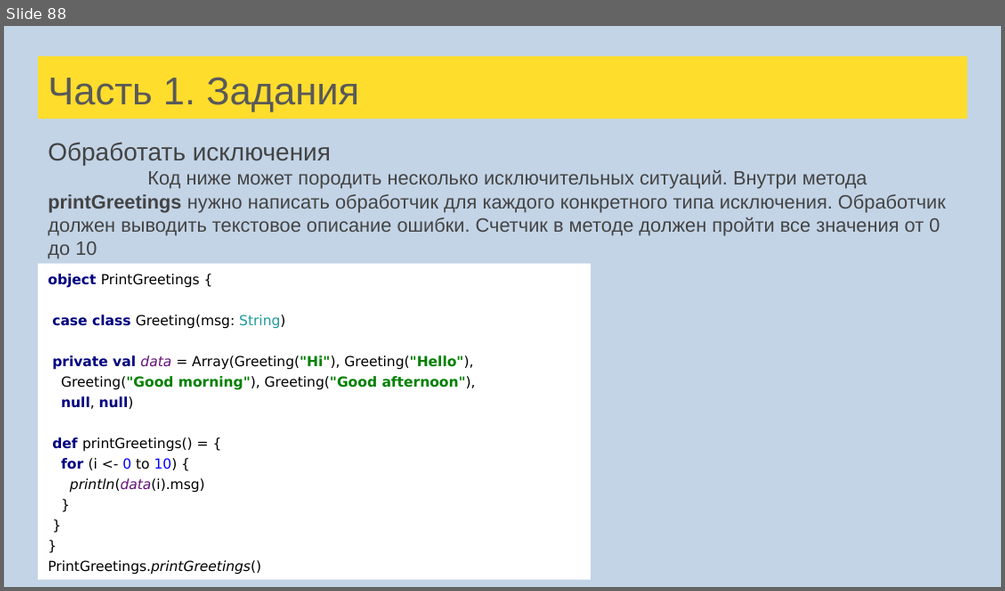
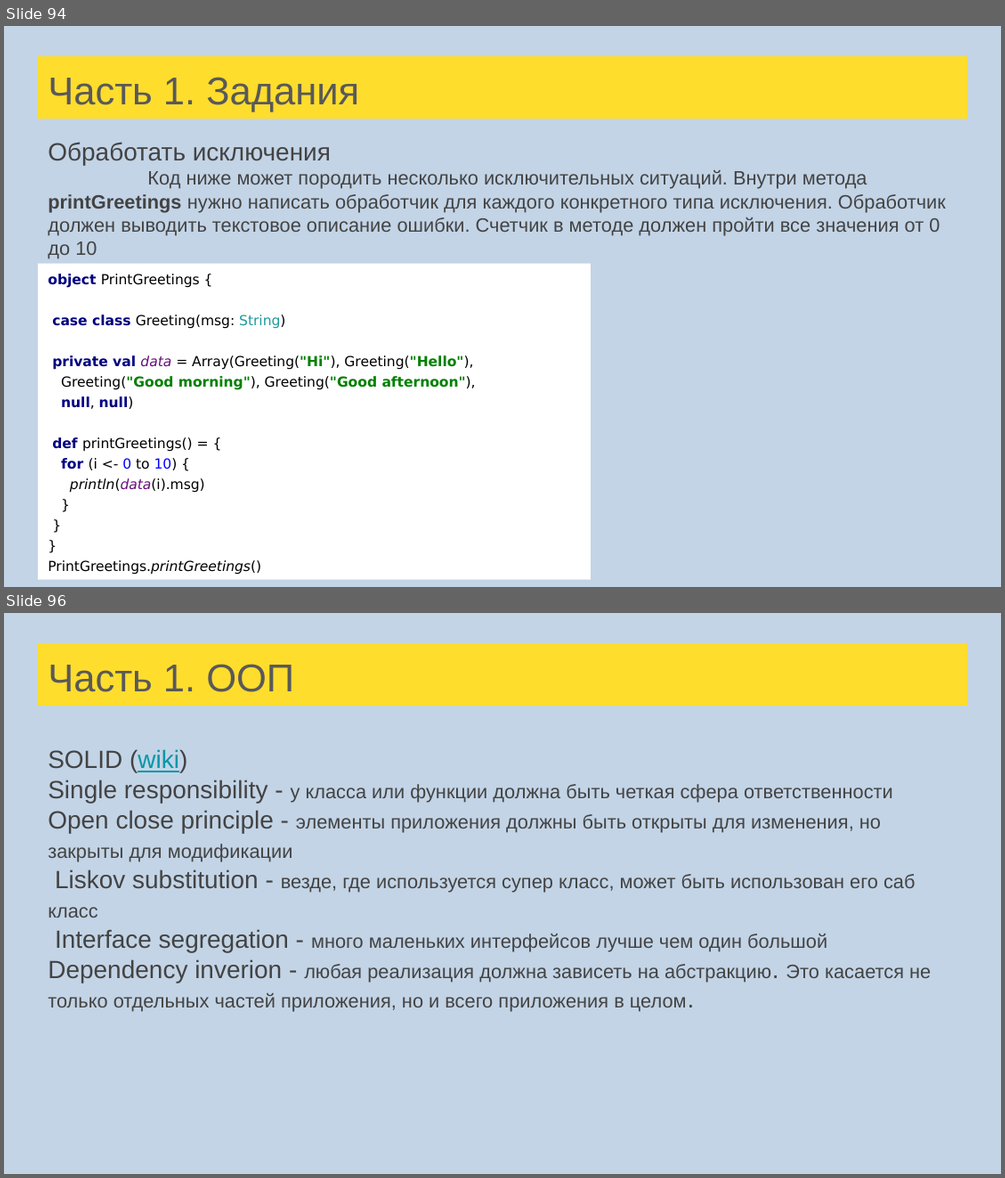
Before and after one commit to sergeypopov83/scala-school, a slide deck: src/main/resources/Лекции Scala для FinTech.pptx. Shown one above the other, each under a label of ours: slide 88 before the commit, slides 94 and 96 after it; the slides between them are not shown. The pictures are 1005x591 and 1005x1178 pixels, drawn with LibreOffice and Linux fonts; fonts in the diff are those of the drawing. Boxes give left, top, right and bottom in pixels: in the first picture for what was removed or moved away, otherwise in the second. Text is boxed around its words. In the diff, an @@ line names an element or a change of style, - is before the commit and + after.

```diff
--- a/src/main/resources/Лекции Scala для FinTech.pptx
+++ b/src/main/resources/Лекции Scala для FinTech.pptx
@@ slide 96 added at [4, 613, 1001, 1174], background #C3D4E6 @@
@@ title added at [38, 643, 967, 706], fill #FFDD2D, 28 pt, text #595959 @@
+Часть 1. ООП
@@ text added at [48, 749, 930, 1012], 14 pt, text #434343 @@
+SOLID (wiki)
+Single responsibility - у класса или функции должна быть четкая сфера ответственности
+Open close principle - элементы приложения должны быть открыты для изменения, но закрыты для модификации
+Liskov substitution - везде, где используется супер класс, может быть использован его саб класс
+Interface segregation - много маленьких интерфейсов лучше чем один большой
+Dependency inverion - любая реализация должна зависеть на абстракцию. Это касается не только отдельных частей приложения, но и всего приложения в целом.
@@ what was slide 88 is now slide 94 @@
```
Also in this commit, not shown: 3 slides changed, 9 other slides added, 8 other files.
